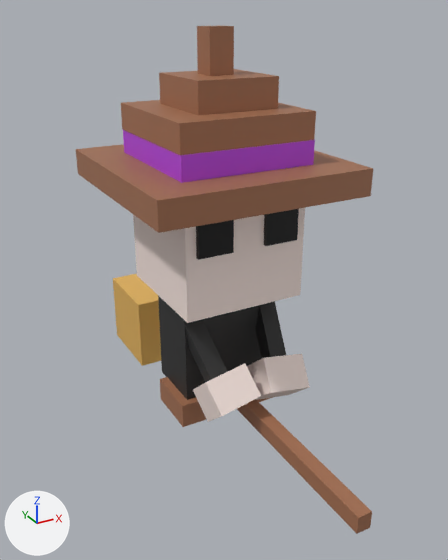
A saved change to the Blender file Assets/Models/Monster/Witch.blend.
Before and after are seen from a 50 mm lens placed at (-4.37, -7.78, 5.32), pointed at (-0.05, 0.09, 1.39). Lighting does not change. The marker at lower left points along +X, +Y and +Z.

In view in the first picture: 'Arm', 'Body', 'Broom', 'Cube', 'Face', 'Hat', 'Leg'.
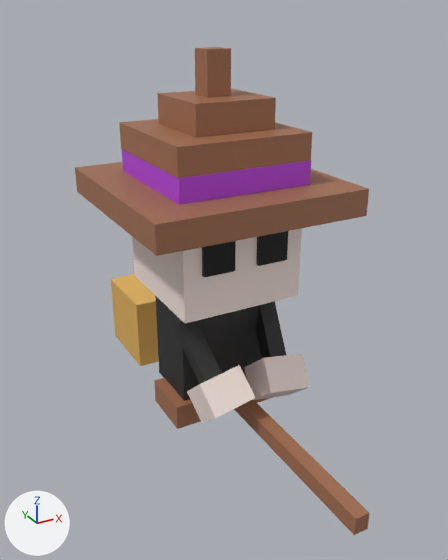
Where the newer file only moved an object's origin or applied its transform, the numbers keep the older frame.

The change, as a list of edits to the scene's bpy script:
```text
Change me_cube_002:
    where me_cube_002.from_pydata(...)  # 8 vertices, 6 faces; spans x -1.0..1.0, y -1.0..1.0, z -1.0..1.0
    used by ob_leg; location = (0.66, 0.36, -0.79); rotation_euler = (0.0, 0.0, -1.571), in degrees (0, 0, -90); scale = (0.457, 0.358, 0.208)
    me_cube_002 part 1
    me_cube_002.vertices[0].co: (-1.0, -1.0, -1.0) -> (0.31, -1.0, -0.82)
    me_cube_002.vertices[1].co: (-1.0, -1.0, 1.0) -> (0.31, -0.58, -0.82)
    me_cube_002.vertices[2].co: (-1.0, 1.0, -1.0) -> (1.02, -1.0, -0.82)
    me_cube_002.vertices[3].co: (-1.0, 1.0, 1.0) -> (1.02, -0.58, -0.82)
    me_cube_002.vertices[4].co: (1.0, -1.0, -1.0) -> (0.31, -1.0, 0.1)
    me_cube_002.vertices[5].co: (1.0, -1.0, 1.0) -> (0.31, -0.58, 0.1)
    me_cube_002.vertices[6].co: (1.0, 1.0, -1.0) -> (1.02, -1.0, 0.1)
    me_cube_002.vertices[7].co: (1.0, 1.0, 1.0) -> (1.02, -0.58, 0.1)
Change me_cube_001:
    where me_cube_001.from_pydata(...)  # 40 vertices, 30 faces; spans x -1.21..1.21, y -1.21..1.21, z -1.0..10.16
    used by ob_hat; location = (0.04, 0.54, 3.02); rotation_euler = (0.0, 0.0, -1.571), in degrees (0, 0, -90); scale = (1.37, 1.37, 0.203)
    me_cube_001 part 2: the whole mesh is moved by (0.0, -0.03, -1.44)
Change me_cube_011:
    where me_cube_011.from_pydata(...)  # 8 vertices, 6 faces; spans x -1.0..1.0, y -1.0..1.0, z -1.0..1.0
    used by ob_face; location = (0.04, 0.54, 2.11); rotation_euler = (0.0, 0.0, -1.571), in degrees (0, 0, -90)
    me_cube_011 part 3: the whole mesh is multiplied about its middle by the matrix ((0.0, 1.0, 0.0), (0.0, 0.0, 1.0), (1.0, 0.0, 0.0)), then moved by (0.0, 2.11, -0.54)
Change me_cube_012:
    where me_cube_012.from_pydata(...)  # 8 vertices, 6 faces; spans x -1.0..1.0, y -1.0..1.0, z -1.0..1.0
    used by ob_body; location = (0.05, 0.53, 0.4); rotation_euler = (0.0, 0.0, -1.571), in degrees (0, 0, -90); scale = (0.514, 0.831, 1.0)
    me_cube_012 part 4
    me_cube_012.vertices[0].co: (-1.0, -1.0, -1.0) -> (-0.83, -0.6, -1.05)  # pixel (161, 371) -> pixel (159, 372)
    me_cube_012.vertices[1].co: (-1.0, -1.0, 1.0) -> (-0.83, 1.4, -1.05)
    me_cube_012.vertices[2].co: (-1.0, 1.0, -1.0) -> (0.83, -0.6, -1.05)
    me_cube_012.vertices[3].co: (-1.0, 1.0, 1.0) -> (0.83, 1.4, -1.05)
    me_cube_012.vertices[4].co: (1.0, -1.0, -1.0) -> (-0.83, -0.6, -0.02)  # pixel (186, 401) -> pixel (184, 401)
    me_cube_012.vertices[5].co: (1.0, -1.0, 1.0) -> (-0.83, 1.4, -0.02)
    me_cube_012.vertices[6].co: (1.0, 1.0, -1.0) -> (0.83, -0.6, -0.02)
    me_cube_012.vertices[7].co: (1.0, 1.0, 1.0) -> (0.83, 1.4, -0.02)
Change me_cube_014:
    where me_cube_014.from_pydata(...)  # 8 vertices, 6 faces; spans x -1.0..1.0, y -1.0..1.0, z -1.0..1.0
    used by ob_cube; location = (0.6, -0.46, 2.37); rotation_euler = (0.0, 0.0, -1.571), in degrees (0, 0, -90); scale = (0.075, 0.279, 0.279)
    me_cube_014 part 5
    me_cube_014.vertices[0].co: (-1.0, -1.0, -1.0) -> (0.2, 1.8, 0.38)
    me_cube_014.vertices[1].co: (-1.0, -1.0, 1.0) -> (0.2, 2.31, 0.38)
    me_cube_014.vertices[2].co: (-1.0, 1.0, -1.0) -> (0.71, 1.8, 0.38)
    me_cube_014.vertices[3].co: (-1.0, 1.0, 1.0) -> (0.71, 2.31, 0.38)
    me_cube_014.vertices[4].co: (1.0, -1.0, -1.0) -> (0.2, 1.8, 0.53)  # pixel (266, 246) -> pixel (258, 265)
    me_cube_014.vertices[5].co: (1.0, -1.0, 1.0) -> (0.2, 2.31, 0.53)
    me_cube_014.vertices[6].co: (1.0, 1.0, -1.0) -> (0.71, 1.8, 0.53)  # pixel (297, 239) -> pixel (287, 259)
    me_cube_014.vertices[7].co: (1.0, 1.0, 1.0) -> (0.71, 2.31, 0.53)
Change me_cube_017:
    used by ob_arm; location = (0.59, -0.31, 0.22); rotation_euler = (-0.214, 0.844, -1.793), in degrees (-12, 48, -103); scale = (0.59, 0.151, 0.146)
    remove me_cube_017.from_pydata(...)  # 16 vertices, 12 faces; spans x -1.27..1.34, y -2.37..2.37, z -2.37..2.37
    add me_cube_017.from_pydata(...)  # 16 vertices, 12 faces; spans x 0.11..0.92, y -0.65..0.89, z -0.29..1.11
    me_cube_017 part 6: 16 of 16 vertices moved; they spanned x -1.27..1.34, y -2.37..2.37, z -2.37..2.37 and now span x 0.11..0.92, y -0.65..0.89, z -0.29..1.11; mean shift (0.28, -0.03, 0.42); largest move (1.34, 2.37, -2.37) -> (0.81, -0.65, 0.59)
Change me_cube_018:
    where me_cube_018.from_pydata(...)  # 16 vertices, 12 faces; spans x -4.7..5.34, y -1.0..1.0, z -1.0..1.0
    used by ob_broom; location = (0.04, 0.54, -0.65); rotation_euler = (0.0, 0.0, -1.571), in degrees (0, 0, -90); scale = (0.739, -0.64, -0.684)
    me_cube_018 part 7: the whole mesh is moved by (0.0, 0.07, 0.0)
Change ob_leg:
    ob_leg.scale: (0.457, 0.358, 0.208) -> (1.0, 1.0, 1.0)
    ob_leg.location: (0.66, 0.36, -0.79) -> (0.0, 0.0, 0.0)
    ob_leg.rotation_euler: (0.0, 0.0, -1.571) -> (1.571, 0.0, 0.0)  # degrees (0, 0, -90) -> degrees (90, 0, 0)
    where _m = ob_leg.modifiers.new('Mirror', 'MIRROR')
    remove _m.use_axis = (False, True, False)
Change ob_face:
    ob_face.location: (0.04, 0.54, 2.11) -> (0.0, 0.0, 0.0)
    ob_face.rotation_euler: (0.0, 0.0, -1.571) -> (1.571, 0.0, 0.0)  # degrees (0, 0, -90) -> degrees (90, 0, 0)
Change ob_body:
    ob_body.scale: (0.514, 0.831, 1.0) -> (1.0, 1.0, 1.0)
    ob_body.location: (0.05, 0.53, 0.4) -> (0.0, 0.0, 0.0)
    ob_body.rotation_euler: (0.0, 0.0, -1.571) -> (1.571, 0.0, 0.0)  # degrees (0, 0, -90) -> degrees (90, 0, 0)
Change ob_cube:
    where _m = ob_cube.modifiers.new('Mirror', 'MIRROR')
    remove _m.use_axis = (False, True, False)
Change ob_arm:
    ob_arm.scale: (0.59, 0.151, 0.146) -> (1.0, 1.0, 1.0)
    ob_arm.location: (0.59, -0.31, 0.22) -> (0.0, 0.0, 0.0)
    ob_arm.rotation_euler: (-0.214, 0.844, -1.793) -> (1.571, 0.0, 0.0)  # degrees (-12, 48, -103) -> degrees (90, 0, 0)
    where _m = ob_arm.modifiers.new('Mirror', 'MIRROR')
    remove _m.use_axis = (False, True, False)
```

Pixel boxes (x1, y1, x2, y2) of what changed, in the pictures (448 x 560 px):
'Hat', mesh moved: before (76, 25, 373, 233); after (75, 47, 369, 256)
'Face', reshaped, moved, turned: before (133, 208, 305, 323); after (132, 228, 302, 323)
'Broom', mesh moved: before (113, 274, 372, 534); after (111, 274, 370, 535)
'Arm', reshaped, moved, turned, rescaled, modifiers changed: before (181, 302, 310, 422); after (173, 301, 310, 424)
'Body', reshaped, moved, turned, rescaled: before (158, 296, 275, 400); after (156, 297, 272, 401)
'Cube', moved, turned: before (196, 209, 299, 260); after (202, 231, 288, 278)
'Leg', reshaped, moved, turned, modifiers changed, rescaled: before (160, 377, 273, 427); after (154, 378, 273, 429)
